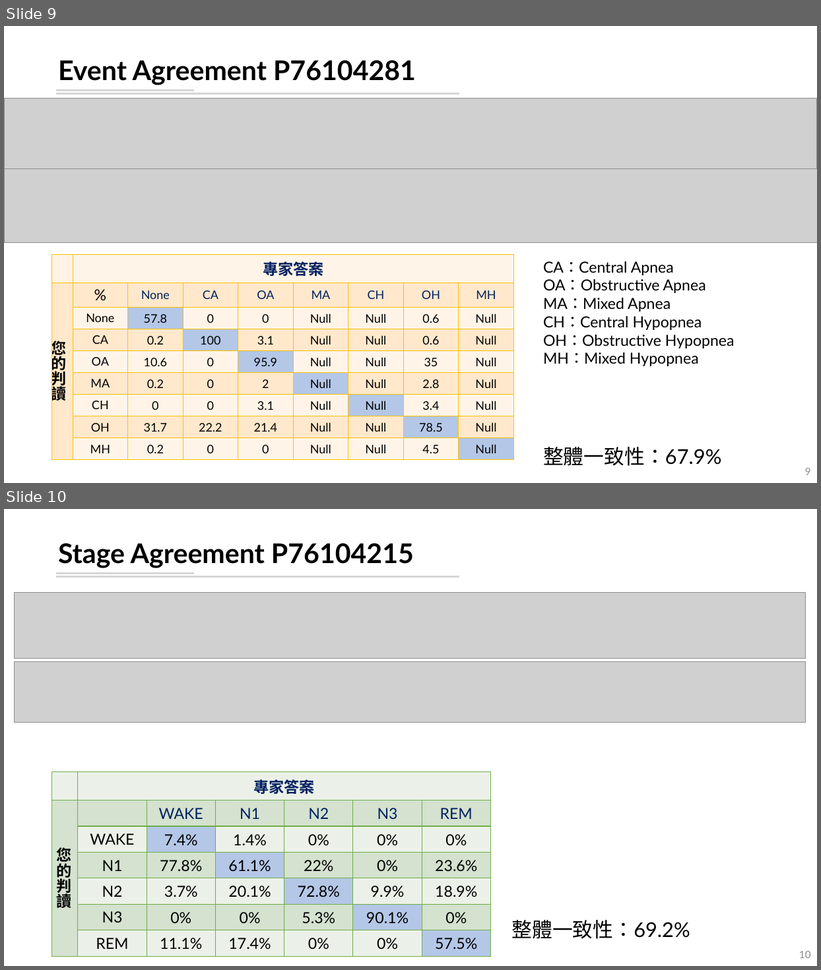
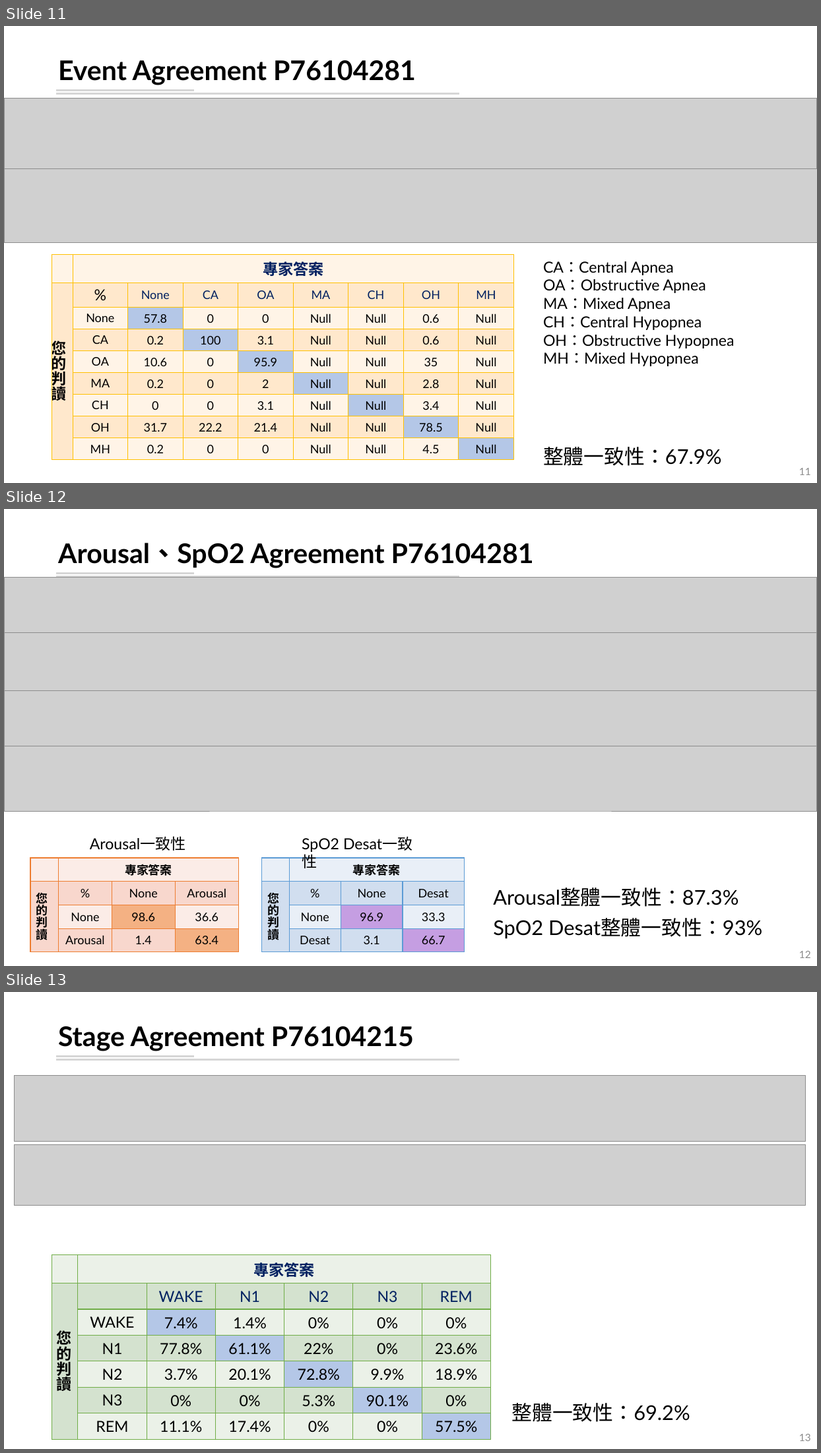
Before and after one commit to leooel97895750/sleepWorkShop, a slide deck: 碩一睡眠工作坊.pptx. Shown one above the other, each under a label of ours: slides 9 and 10 before the commit, slides 11, 12 and 13 after it. The pictures are 821x970 and 821x1453 pixels, drawn with LibreOffice and Linux fonts; fonts in the diff are those of the drawing; grey boxes stand for pictures. Boxes give left, top, right and bottom in pixels: in the first picture for what was removed or moved away, otherwise in the second. Text is boxed around its words. In the diff, an @@ line names an element or a change of style, - is before the commit and + after.

```diff
--- a/碩一睡眠工作坊.pptx
+++ b/碩一睡眠工作坊.pptx
@@ slide 12 added at (4,509,817,966), background #FFFFFF; not listed: 2 template elements that a slide beside it also shows @@
@@ title added at (58,543,534,568), 32 pt, text #000000, bold @@
+Arousal、SpO2 Agreement P76104281
@@ picture added at (4,578,817,633) @@
@@ picture added at (4,633,817,691) @@
@@ picture added at (4,691,817,747) @@
@@ picture added at (4,747,817,811) @@
@@ text added at (90,836,186,851), 18 pt, text #000000 @@
+Arousal一致性
@@ text added at (302,838,339,852), 18 pt, text #000000 @@
+SpO2 Desat一致性
@@ table added at (30,859,238,950), 4 rows, 4 columns @@
+ | 專家答案 |  | 
+您的判讀 | % | None | Arousal
+ | None | 98.6 | 36.6
+ | Arousal | 1.4 | 63.4
@@ table added at (262,859,465,950), 4 rows, 4 columns @@
+ | 專家答案 |  | 
+您的判讀 | % | None | Desat
+ | None | 96.9 | 33.3
+ | Desat | 3.1 | 66.7
@@ text added at (493,888,762,939), 24 pt, text #000000 @@
+Arousal整體一致性：87.3%
+SpO2 Desat整體一致性：93%
@@ page number added at (799,951,811,958), 12 pt, text #8C8C8C @@
+12
@@ what was slide 9 is now slide 11 @@
@@ page number at (799,468,811,475): text changed @@
-9
+11
@@ what was slide 10 is now slide 13 @@
@@ page number at (799,1434,811,1441): text changed @@
-10
+13
```
Also in this commit, not shown: 1 slide changed, 8 other slides added, 20 other files.
